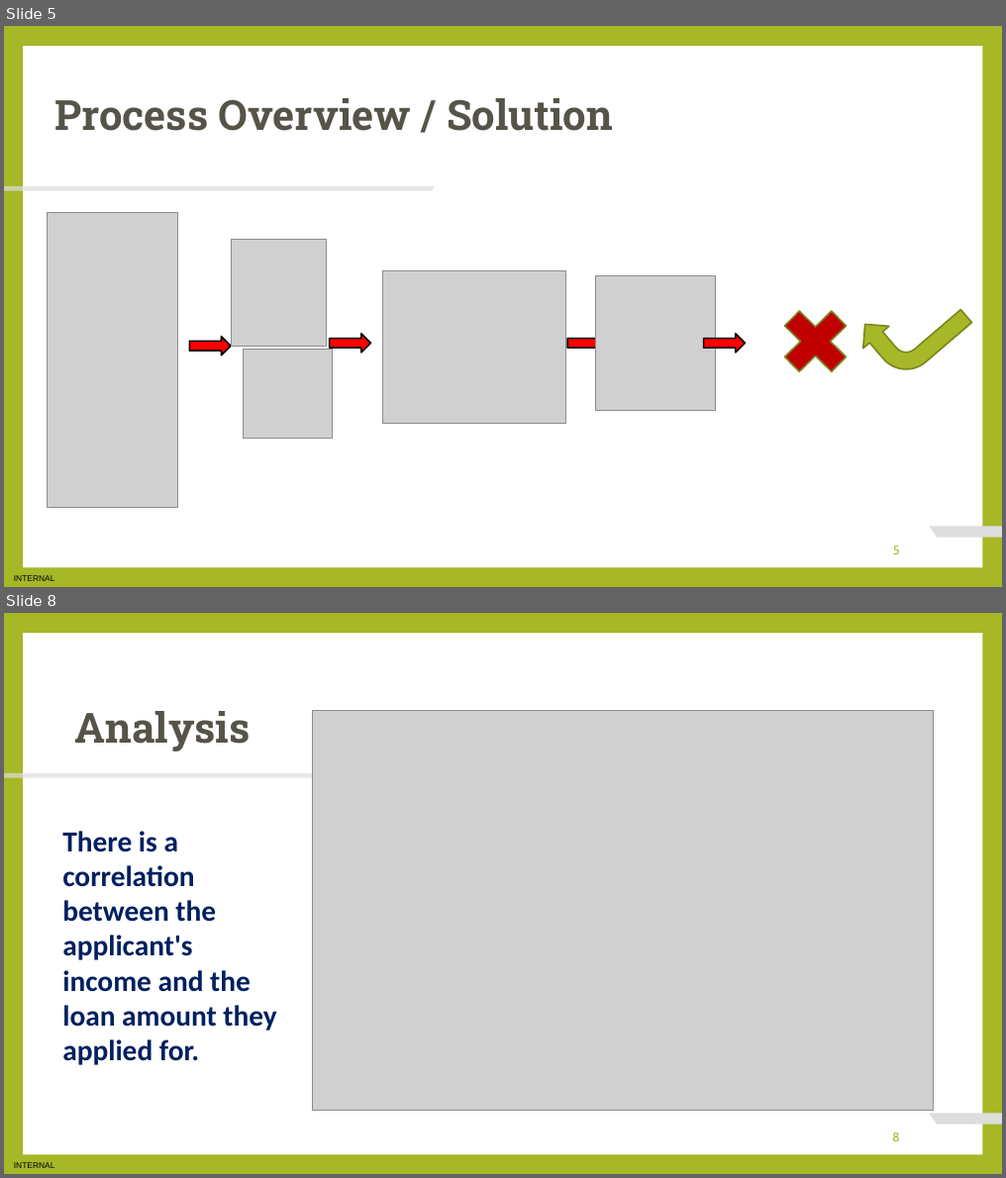
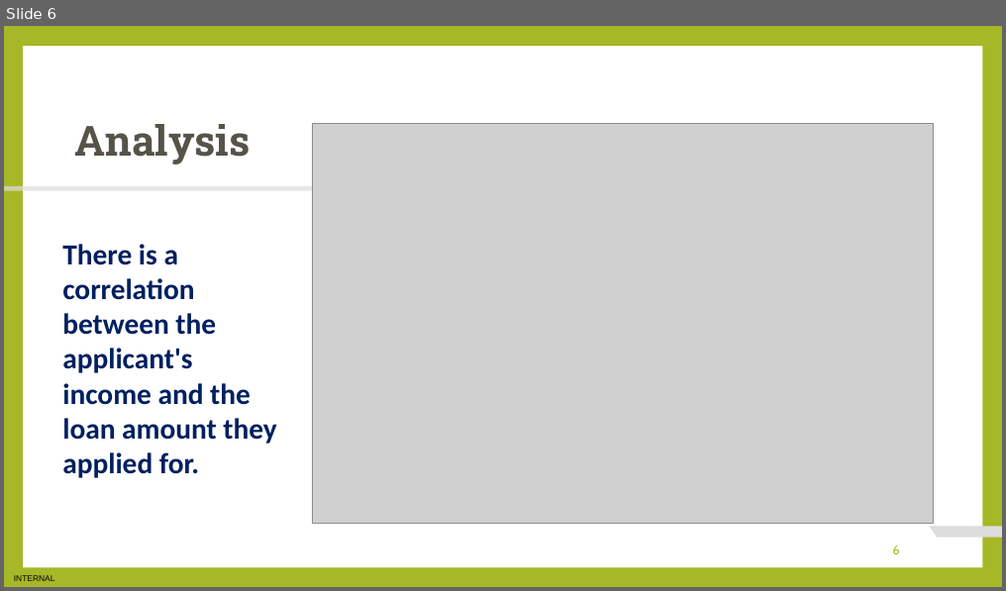
Before and after one commit to jmodzuka/Data-Science-Virtual-Internship, a slide deck: Task 3 - Preparing To Present/Task 3 - Preparing To Present.pptx. Shown one above the other, each under a label of ours: slides 5 and 8 before the commit, slide 6 after it; the slides between them are not shown. The pictures are 1006x1178 and 1006x591 pixels, drawn with LibreOffice and Linux fonts; fonts in the diff are those of the drawing; grey boxes stand for pictures. Boxes give left, top, right and bottom in pixels: in the first picture for what was removed or moved away, otherwise in the second. Text is boxed around its words. In the diff, an @@ line names an element or a change of style, - is before the commit and + after.

```diff
--- a/Task 3 - Preparing To Present/Task 3 - Preparing To Present.pptx
+++ b/Task 3 - Preparing To Present/Task 3 - Preparing To Present.pptx
@@ slide 5 removed at (4, 26, 1002, 587), background #A6B727; not listed: 4 template elements that a slide beside it also shows @@
@@ text removed at (54, 98, 613, 131) @@
-Process Overview / Solution
@@ title removed at (75, 121, 356, 131) @@
-TEXT LAYOUT 1
@@ picture removed at (48, 212, 177, 506) @@
@@ picture removed at (231, 240, 326, 346) @@
@@ picture removed at (383, 271, 566, 424) @@
@@ picture removed at (595, 276, 715, 411) @@
@@ bent arrow removed at (852, 272, 972, 387) @@
@@ cross removed at (770, 297, 860, 386) @@
@@ right arrow removed at (190, 337, 231, 356) @@
@@ picture removed at (243, 349, 333, 439) @@
@@ right arrow removed at (330, 334, 371, 353) @@
@@ right arrow removed at (567, 334, 609, 353) @@
@@ right arrow removed at (704, 334, 746, 353) @@
@@ page number removed at (893, 546, 900, 555) @@
-5
@@ what was slide 8 is now slide 6 @@
@@ page number at (893, 546, 900, 555): text changed @@
-8
+6
```
Also in this commit, not shown: 5 slides changed, 1 slide added, 2 other slides removed, 1 other file.
